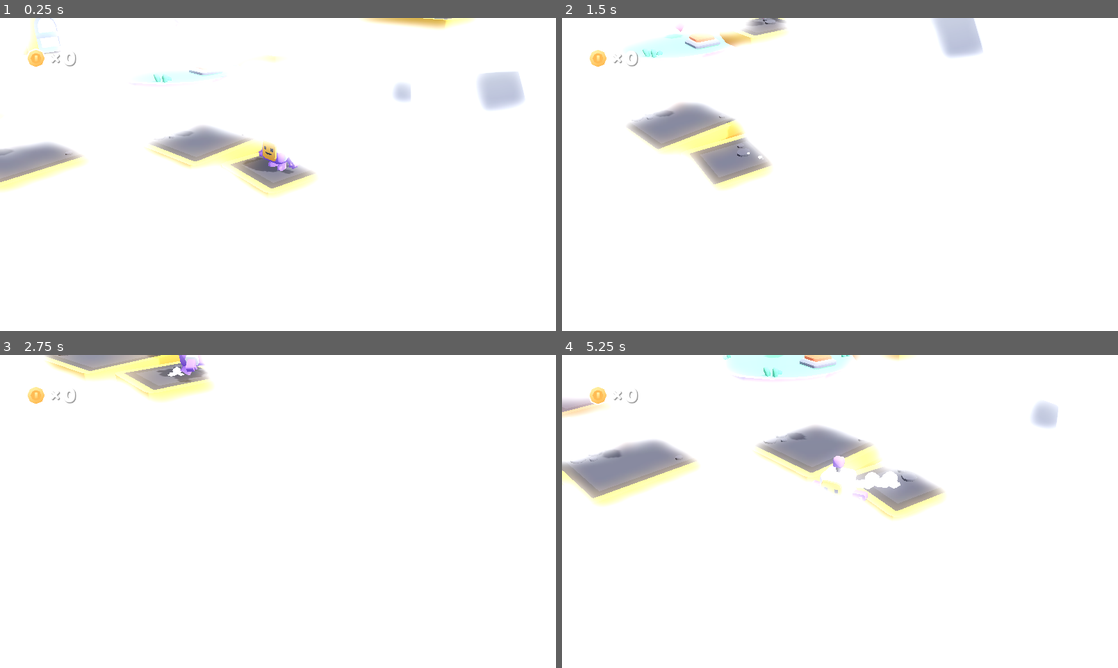
Above: before the commit, frames 1-4 (two rows, left to right).
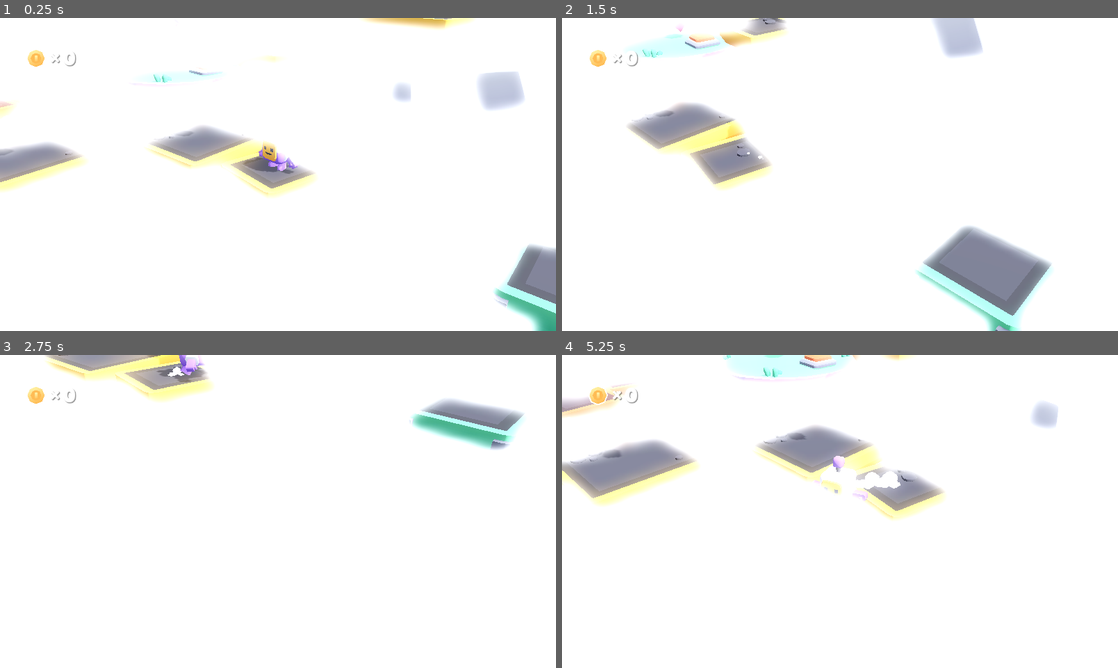
Above: after the commit, the same moments.

Repository: ziOOOtis/LevelDesignPlatformerKit
Game: Godot game, scene res://scenes/main.tscn
The game is run twice, just before and just after one commit, with the same random seed, the same clock (stepped at 60 frames per second) and the same inputs.
Inputs:
- Up to frame 1 (0.25 s): no input
- Up to frame 2 (1.5 s): hold D (move_right) 0.53-1.28 s; tap Down (camera_down) at 0.6 s; tap Space (jump) at 0.77 s; hold S (move_back) from 1.28 s (still down); tap Left (camera_left) at 1.35 s
- Up to frame 3 (2.75 s): tap Space (jump) at 1.52 s; release S (move_back) at 2.03 s; hold D (move_right) from 2.03 s (still down); tap Right (camera_right) at 2.1 s
- Up to frame 4 (5.25 s): release D (move_right) at 2.78 s; hold W (move_forward) 2.78-3.53 s; tap Up (camera_up) at 2.85 s; tap Space (jump) at 3.02, 3.77, 4.52 s; hold A (move_left) 3.53-5.03 s; tap Down (camera_down) at 3.6 s; tap Left (camera_left) at 4.35 s; hold S (move_back) from 5.03 s (still down); tap Right (camera_right) at 5.1 s

The runs differ from the first frame. In frame 1, 2.3% of the frame differs, in the area x 0-100%, y 0-100%; in frame 2, 4.7%, in the area x 33-89%, y 0-100%; in frame 3, 2.1%; in frame 4, 0.2%.

Commit message:
Added moving platforms

Diff:
--- /dev/null
+++ b/objects/moving_object_path_3d.tscn
@@ -0,0 +1,10 @@
+[gd_scene load_steps=2 format=3 uid="uid://bs65o07otxbmm"]
+
+[ext_resource type="Script" path="res://scripts/moving_object_path_3d.gd" id="1_xasjo"]
+
+[node name="moving_object_path" type="Path3D"]
+script = ExtResource("1_xasjo")
+
+[node name="PathFollow3D" type="PathFollow3D" parent="."]
+
+[node name="RemoteTransform3D" type="RemoteTransform3D" parent="PathFollow3D"]
--- /dev/null
+++ b/objects/platform_large.tscn
@@ -0,0 +1,14 @@
+[gd_scene load_steps=3 format=3 uid="uid://bdm3quh21j64k"]
+
+[ext_resource type="PackedScene" uid="uid://bn0iedr5b0xbv" path="res://models/core_models/platform-large.glb" id="1_cbnxf"]
+
+[sub_resource type="BoxShape3D" id="BoxShape3D_ntwn1"]
+size = Vector3(5, 0.5, 5)
+
+[node name="platform-large" instance=ExtResource("1_cbnxf")]
+
+[node name="StaticBody3D" type="StaticBody3D" parent="." index="1"]
+transform = Transform3D(1, 0, 0, 0, 1, 0, 0, 0, 1, 0, 0.25, 0)
+
+[node name="CollisionShape3D" type="CollisionShape3D" parent="StaticBody3D" index="0"]
+shape = SubResource("BoxShape3D_ntwn1")
--- /dev/null
+++ b/objects/platform_moving.tscn
@@ -0,0 +1,26 @@
+[gd_scene load_steps=6 format=3 uid="uid://bpharv43ulngb"]
+
+[ext_resource type="PackedScene" uid="uid://biyd6x403gvny" path="res://models/core_models/platform-falling.glb" id="1_wvq4c"]
+[ext_resource type="Texture2D" uid="uid://72ldk18ropuj" path="res://models/props/Textures/colormap.png" id="2_n2tog"]
+
+[sub_resource type="StandardMaterial3D" id="StandardMaterial3D_xec8c"]
+albedo_texture = ExtResource("2_n2tog")
+uv1_offset = Vector3(2.97, 0, 0)
+
+[sub_resource type="PhysicsMaterial" id="PhysicsMaterial_8y38s"]
+
+[sub_resource type="BoxShape3D" id="BoxShape3D_cypsh"]
+size = Vector3(2, 0.5, 2)
+
+[node name="platform-moving" instance=ExtResource("1_wvq4c")]
+
+[node name="platform-falling2" parent="." index="0"]
+surface_material_override/0 = SubResource("StandardMaterial3D_xec8c")
+
+[node name="StaticBody3D" type="AnimatableBody3D" parent="." index="1"]
+transform = Transform3D(1, 0, 0, 0, 1, 0, 0, 0, 1, 0, 0.25, 0)
+physics_material_override = SubResource("PhysicsMaterial_8y38s")
+sync_to_physics = false
+
+[node name="CollisionShape3D" type="CollisionShape3D" parent="StaticBody3D" index="0"]
+shape = SubResource("BoxShape3D_cypsh")
--- a/objects/player_kill_volume.tscn
+++ b/objects/player_kill_volume.tscn
@@ -6,6 +6,7 @@
 size = Vector3(1000, 5, 1000)
 
 [node name="player_kill_volume" type="Node3D"]
+transform = Transform3D(1, 0, 0, 0, 1, 0, 0, 0, 1, 0, -10, 0)
 script = ExtResource("1_r3tk3")
 
 [node name="Area3D" type="Area3D" parent="."]
--- a/scenes/main.tscn
+++ b/scenes/main.tscn
@@ -11,12 +11,23 @@
 [ext_resource type="PackedScene" uid="uid://c8up71en5djgm" path="res://objects/platform_falling.tscn" id="9_2fnpo"]
 [ext_resource type="PackedScene" uid="uid://dfpisimsgf5ce" path="res://objects/coin.tscn" id="10_fwhys"]
 [ext_resource type="Script" path="res://scripts/hud.gd" id="11_apvpm"]
+[ext_resource type="PackedScene" uid="uid://bpharv43ulngb" path="res://objects/platform_moving.tscn" id="11_milg2"]
+[ext_resource type="PackedScene" uid="uid://bn0iedr5b0xbv" path="res://models/core_models/platform-large.glb" id="12_e5vvc"]
 [ext_resource type="PackedScene" uid="uid://dy017k58p20sk" path="res://objects/cloud.tscn" id="13_drtpy"]
 [ext_resource type="Texture2D" uid="uid://cd7oyc56ehkx1" path="res://sprites/coin.png" id="13_jfda3"]
+[ext_resource type="PackedScene" uid="uid://biyd6x403gvny" path="res://models/core_models/platform-falling.glb" id="14_bb6lo"]
 [ext_resource type="PackedScene" uid="uid://cyvet7kb6y80r" path="res://objects/checkpoint.tscn" id="14_iy7eg"]
 [ext_resource type="PackedScene" uid="uid://0v6t454aaexr" path="res://objects/door.tscn" id="16_0pfo5"]
+[ext_resource type="PackedScene" uid="uid://bs65o07otxbmm" path="res://objects/moving_object_path_3d.tscn" id="17_k6tf2"]
 [ext_resource type="PackedScene" uid="uid://g73m8k0j7lyo" path="res://objects/button.tscn" id="17_kptnv"]
 [ext_resource type="FontFile" uid="uid://d0cxd77jybrcn" path="res://fonts/lilita_one_regular.ttf" id="17_tk810"]
+
+[sub_resource type="Curve3D" id="Curve3D_5n82a"]
+_data = {
+"points": PackedVector3Array(0, 0, 0, 0, 0, 0, 6, 0, 0, 0, 0, 0, 0, 0, 0, 5.30807, 0, -8.02104, 0, 0, 0, 0, 0, 0, -4.93904, 0, -11.9088, 0, 0, 0, 0, 0, 0, -21.4622, 0, -11.1313, 0, 0, 0, 0, 0, 0, -30.1454, 0, -1.13017, 0, 0, 0, 0, 0, 0, -26.7297, 0, 8.64486, 0, 0, 0, 0, 0, 0, -11.1301, 0, 16.7402, 0, 0, 0, 0, 0, 0, 2.75483, 0, 11.5472, 0, 0, 0, 0, 0, 0, 6, 0, 0),
+"tilts": PackedFloat32Array(0, 0, 0, 0, 0, 0, 0, 0, 0)
+}
+point_count = 9
 
 [sub_resource type="LabelSettings" id="LabelSettings_38ys3"]
 font = ExtResource("17_tk810")
@@ -50,16 +61,22 @@
 
 [node name="World" type="Node3D" parent="."]
 
+[node name="platform-moving" parent="World" instance=ExtResource("11_milg2")]
+transform = Transform3D(1, 0, 0, 0, 1, 0, 0, 0, 1, 7, 0, 0)
+
+[node name="moving_object_path" parent="World" node_paths=PackedStringArray("object_to_move") instance=ExtResource("17_k6tf2")]
+curve = SubResource("Curve3D_5n82a")
+object_to_move = NodePath("../platform-moving")
+
 [node name="button" parent="World" node_paths=PackedStringArray("target") instance=ExtResource("17_kptnv")]
 transform = Transform3D(1, 0, 0, 0, 1, 0, 0, 0, 1, -5.67271, 1.5366, -2.23752)
 target = NodePath("../door")
 
 [node name="door" parent="World" instance=ExtResource("16_0pfo5")]
-transform = Transform3D(-0.191803, 0, 0.981434, 0, 1, 0, -0.981434, 0, -0.191803, -13.7291, 1.54514, -0.00708771)
+transform = Transform3D(-0.191803, 0, 0.981434, 0, 1, 0, -0.981434, 0, -0.191803, -22.6942, 2.32365, -2.46731)
 look_at_door_when_opens = true
 
 [node name="player_kill_volume" parent="World" instance=ExtResource("4_mddkv")]
-transform = Transform3D(1, 0, 0, 0, 1, 0, 0, 0, 1, 0, -10, 0)
 
 [node name="flag" parent="World" instance=ExtResource("4_els00")]
 transform = Transform3D(0.707107, 0, -0.707107, 0, 1, 0, 0.707107, 0, 0.707107, 0, 3.48077, -6)
@@ -68,7 +85,7 @@
 transform = Transform3D(1, 0, 0, 0, 1, 0, 0, 0, 1, -6.98404, 1.5, -2.0873)
 
 [node name="checkpoint2" parent="World" instance=ExtResource("14_iy7eg")]
-transform = Transform3D(1, 0, 0, 0, 1, 0, 0, 0, 1, -3.04369, 2.48665, -3.03911)
+transform = Transform3D(1, 0, 0, 0, 1, 0, 0, 0, 1, -20.6606, 2.32198, -2.22219)
 
 [node name="platform" parent="World" instance=ExtResource("6_sdmev")]
 transform = Transform3D(0.993085, 0, -0.117399, 0, 1, 0, 0.117399, 0, 0.993085, 0, 0, 0)
@@ -94,6 +111,9 @@
 [node name="platform-medium3" parent="World" instance=ExtResource("7_ixpj3")]
 transform = Transform3D(1, 0, 0, 0, 1, 0, 0, 0, 1, 0, 3, -6)
 
+[node name="platform-large" parent="World" instance=ExtResource("12_e5vvc")]
+transform = Transform3D(1, 0, 0, 0, 1, 0, 0, 0, 1, -20.1569, 0, 3.44204)
+
 [node name="platform-falling" parent="World" instance=ExtResource("9_2fnpo")]
 transform = Transform3D(0.984808, 0, 0.173648, 0, 1, 0, -0.173648, 0, 0.984808, -9, 0.419294, 4)
 
@@ -103,8 +123,14 @@
 [node name="platform-falling3" parent="World" instance=ExtResource("9_2fnpo")]
 transform = Transform3D(0.939693, 0, 0.34202, 0, 1, 0, -0.34202, 0, 0.939693, -11.7527, 1.8303, -2.30579)
 
+[node name="platform-falling4" parent="World" instance=ExtResource("14_bb6lo")]
+transform = Transform3D(1, 0, 0, 0, 1, 0, 0, 0, 1, -11.8092, 0, 1.78257)
+
 [node name="platform-grass-large-round" parent="World" instance=ExtResource("8_4oh1e")]
 transform = Transform3D(1, 0, 0, 0, 1, 0, 0, 0, 1, -7, 1, -2)
+
+[node name="platform-grass-large-round2" parent="World" instance=ExtResource("8_4oh1e")]
+transform = Transform3D(1, 0, 0, 0, 1, 0, 0, 0, 1, -22.0425, 1.81747, -2)
 
 [node name="coin" parent="World" instance=ExtResource("10_fwhys")]
 transform = Transform3D(1, 0, 0, 0, 1, 0, 0, 0, 1, -3, 0.635, 0)
--- /dev/null
+++ b/scripts/moving_object_path_3d.gd
@@ -0,0 +1,18 @@
+extends Path3D
+@onready var path_follow_3d: PathFollow3D = $PathFollow3D
+@onready var remote_transform_3d: RemoteTransform3D = $PathFollow3D/RemoteTransform3D
+
+@export var object_to_move : Node
+@export var movement_speed : float = 1.0
+var original_object_pos : Vector3
+
+# Called when the node enters the scene tree for the first time.
+func _ready() -> void:
+	remote_transform_3d.remote_path = object_to_move.get_path()
+	object_to_move.set_deferred("position", Vector3.ZERO)
+
+
+# Called every frame. 'delta' is the elapsed time since the previous frame.
+func _process(delta: float) -> void:
+	if object_to_move:
+		path_follow_3d.progress += (delta*movement_speed)
Not shown: 1 places in scenes/main.tscn that only renumber resources
